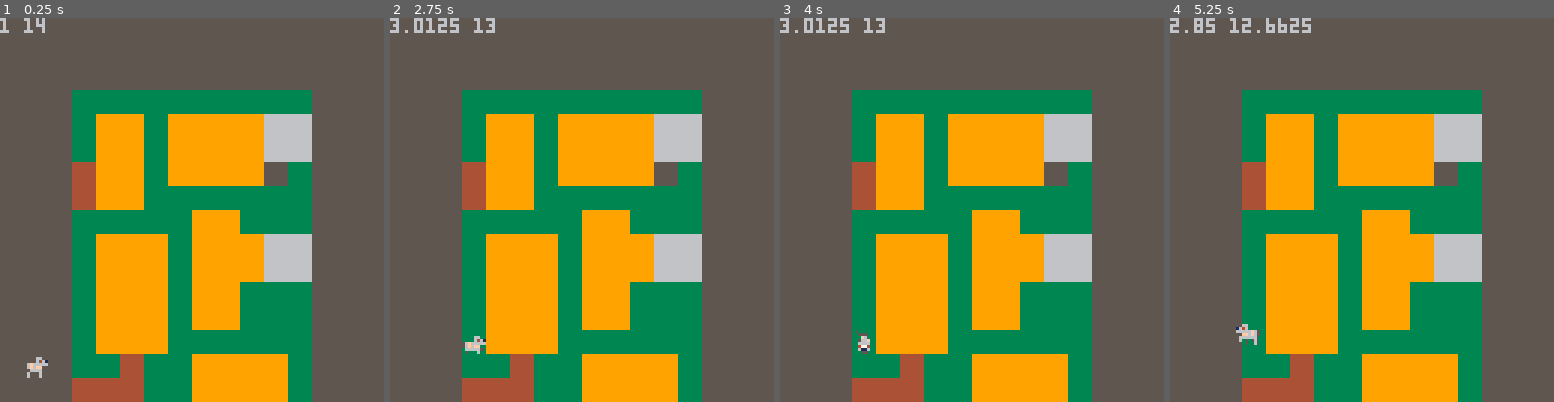
Above: before the commit, frames 1-4 (left to right).
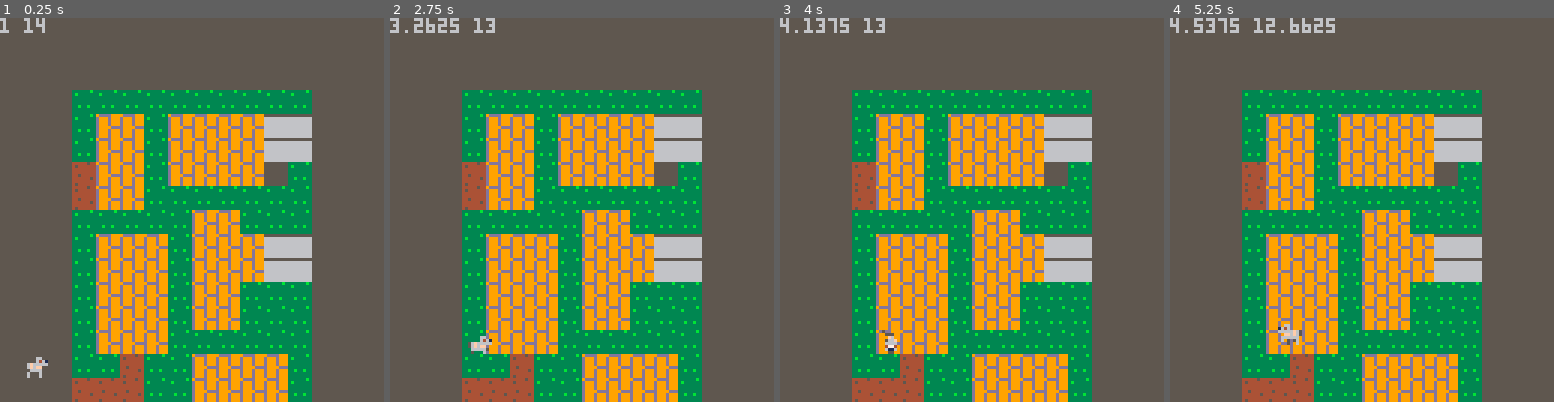
Above: after the commit, the same moments.

Repository: kstolen0/pico8
Game: PICO-8 cartridge dog.p8
The game is run twice, just before and just after one commit, with the same random seed, the same clock (stepped at 60 frames per second) and the same inputs.
Inputs:
- Up to frame 1 (0.25 s): no input
- Up to frame 2 (2.75 s): tap X (X key) at 0.33, 1.07, 1.85 s; hold Right 1.6-2.1 s; hold Up 2.15-2.42 s; hold Right from 2.47 s (still down)
- Up to frame 3 (4 s): tap X (X key) at 2.97 s; release Right at 3.03 s; hold Left 3.08-3.58 s; hold Down 3.63-3.97 s
- Up to frame 4 (5.25 s): hold Right 4.02-4.68 s; tap X (X key) at 4.08, 5.2 s; hold Up 4.73-5.03 s; hold Left from 5.08 s (still down)

The runs differ from the first frame. In frame 1, 8.8% of the frame differs, in the area x 19-82%, y 18-100%; in frame 2, 9.0%; in frame 3, 9.1%; in frame 4, 9.6%, in the area x 0-82%, y 0-100%.

Commit message:
add music

Diff:
--- a/dog.p8
+++ b/dog.p8
@@ -16,7 +16,7 @@
 	  for i in all(items) do
 		  i:update(dog)
 		 end
-		 for h in all(human_table) do
+		 for h in all(humans) do
 		  h:update()
 		 end
 	 end
@@ -55,7 +55,7 @@
 	 for i in all(items) do
 	  i:draw()
 	 end
-	 for h in all(human_table) do
+	 for h in all(humans) do
 	  h:draw()
 	 end
  end
@@ -305,12 +305,12 @@
 -->8
 -- human
 
--- human facing
-humans={
+hmnflg={
 	bob=128,
 	linda=144
 }
 
+-- human facing
 hf = {
  left={
   so=0,
@@ -438,19 +438,20 @@
 -- levels
 lvl=0
 items={}
-human_table={}
+humans={}
 
 home={
  init=function(self)
   show_win_message=false
 		lcm=false
 		wcm=false
+		music(2)
   dog=init_dog(1,14)
   offset={
    x=0,
    y=16
   }
-  human_table={}
+  humans={}
   items={}
  end,
  update=function(self)
@@ -499,15 +500,15 @@
 				 treats.steak)
 			}
 
-			human_table={
+			humans={
 				human_factory(
 					 8*2,
 					 8*1,
-					 humans.bob),
+					 hmnflg.bob),
 				human_factory(
 					 8*5,
 					 8*6,
-					 humans.linda)
+					 hmnflg.linda)
 			}
   end
  },
@@ -527,12 +528,26 @@
 			 8*14,
 			 treats.butter)
 		 }
-		 human_table={
+		 humans={
 		  human_factory(
 			 8*11,
 			 8*5,
-			 humans.bob)
+			 hmnflg.bob)
 		 }
+  end
+ },
+
+ -- level 3
+ {
+  init=function(self)
+   show_win_message=false
+			lcm=false
+			wcm=false
+			music(0)
+			offset.x=32
+			offset.y=0
+			dog=init_dog(15,2)
+
   end
  }
 }
@@ -782,24 +797,24 @@
 
 __gff__
 0000000000000000000000000000000000000000000000000000000000000000000000000000000000000000020200000000000000000000000000000000000000008000000000000000000000000000010180000000000000000000000000000000000000000000000000000000000000000000000000000000000000000001
-0404040000000000000000000000000000000400000000000000000000000000000000000000000000000000000000000000000000000000000000000000000000000001000000000000000000000000000000000000000000000000000000000000000000000000000000000000000000000000000000000000000000000000
+0404040000000000000000000000000000000400000000000000000000000000000000000000000000000000000000000000000000000000000000000000000000000000000000000000000000000000000000000000000000000000000000000000000000000000000000000000000000000000000000000000000000000000
 __map__
-4b4c4c4c4c4c4c4c4c4d404b4c4c4c4d5e5e7f4f4f4f4f4f4f7f4f4f4f4f4f4f000000000000000000000000000000000000000000000000000000000000000000000000000000000000000000000000000000000000000000000000000000000000000000000000000000000000000000000000000000000000000000000000
-5b5c5c5c5c5c5c6c6c6d416b6c6c5c5d5e5e7f4f4f4f4f4f4f7f4f4f4f4f4f4f000000000000000000000000000000000000000000000000000000000000000000000000000000000000000000000000000000000000000000000000000000000000000000000000000000000000000000000000000000000000000000000000
-5b5c5c5c5c5c5d7f7f7f7f7f7f7f6b6d5e5e7f4f4f4f7f4f4f7f4f4f4f4f4f4f000000000000000000000000000000000000000000000000000000000000000000000000000000000000000000000000000000000000000000000000000000000000000000000000000000000000000000000000000000000000000000000000
-6b6c6c6c6c6c6d7f4f4f4f4f4f4f4f4f5f5e7f4f4f4f7f4f4f7f4f4f4f4f4f4f000000000000000000000000000000000000000000000000000000000000000000000000000000000000000000000000000000000000000000000000000000000000000000000000000000000000000000000000000000000000000000000000
-4f4f7f7f7f7f7f7f4f4f4f4f4f4f4f4f5f5e7f4f4f4f7f4f4f4f4f4f7f4f4f4f000000000000000000000000000000000000000000000000000000000000000000000000000000000000000000000000000000000000000000000000000000000000000000000000000000000000000000000000000000000000000000000000
-4f4f4f4f4f4f4f4f4f4f7f4f4f4f4f4f5f5e7f4f4f4f7f4f4f4f4f4f7f7f4f4f000000000000000000000000000000000000000000000000000000000000000000000000000000000000000000000000000000000000000000000000000000000000000000000000000000000000000000000000000000000000000000000000
-4f4f4f4f4f4f4f4f4f4f7f4f4f4f4f4f5f5e7f4f4f4f7f7f407f4f4f4f4f4f4f000000000000000000000000000000000000000000000000000000000000000000000000000000000000000000000000000000000000000000000000000000000000000000000000000000000000000000000000000000000000000000000000
-4f4f4f4f4f4f4f7f4f4f7f7f7f7f7f7f5f5e7f4f4f4f7f7f417f7f4f4f4f4f4f000000000000000000000000000000000000000000000000000000000000000000000000000000000000000000000000000000000000000000000000000000000000000000000000000000000000000000000000000000000000000000000000
-4f484949494a4f7f4f4f4f4f4f4f4f4f5f5e7f4f4f4f7f4b4c4d7f4f4f4f4f4f000000000000000000000000000000000000000000000000000000000000000000000000000000000000000000000000000000000000000000000000000000000000000000000000000000000000000000000000000000000000000000000000
-4f585959595a4f7f4f4f4f4f6f6f4f4f5f5e7f4f4f4f7f5b5c5d7f7f7f7f4f4f000000000000000000000000000000000000000000000000000000000000000000000000000000000000000000000000000000000000000000000000000000000000000000000000000000000000000000000000000000000000000000000000
-4f585959595a4f7f4f4f7f4f6f6f4f4f5f5f424f4f4f7f5b5c5d404f4f4f4f4f000000000000000000000000000000000000000000000000000000000000000000000000000000000000000000000000000000000000000000000000000000000000000000000000000000000000000000000000000000000000000000000000
-4f686969696a4f7f4f4f7f4f6f6f4f4f5f5f524f4f4f7f6b6c6d414f4f4f4f4f000000000000000000000000000000000000000000000000000000000000000000000000000000000000000000000000000000000000000000000000000000000000000000000000000000000000000000000000000000000000000000000000
-4f4f4f4f4f4f4f7f42507f4f4f4f4f4f7f7f7f7f4f4f7f7f7f7f7f4f4f7f7f7f000000000000000000000000000000000000000000000000000000000000000000000000000000000000000000000000000000000000000000000000000000000000000000000000000000000000000000000000000000000000000000000000
-7f7f7f7f7f7f7f7f52517f7f7f7f7f7f4f4f4f484949494a7f4b4c4c4c4c4c4d000000000000000000000000000000000000000000000000000000000000000000000000000000000000000000000000000000000000000000000000000000000000000000000000000000000000000000000000000000000000000000000000
-5e5e5e5e5e5e5e5e5f5f5e5e5e5e5e5e4f4f4f585959595a7f5b5c5c5c5c5c5d000000000000000000000000000000000000000000000000000000000000000000000000000000000000000000000000000000000000000000000000000000000000000000000000000000000000000000000000000000000000000000000000
-5f5f5f5f5f5f5f5f5f5f5e5e5e5e5e5e4f4f4f686969696a7f6b6c6c6c6c6c6d000000000000000000000000000000000000000000000000000000000000000000000000000000000000000000000000000000000000000000000000000000000000000000000000000000000000000000000000000000000000000000000000
+4b4c4c4c4c4c4c4c4c4d404b4c4c4c4d5e5e7f4f4f4f4f4f4f7f4f4f4f4f4f4f4e4e4e4e4e4e4e4e4e4e7f4e4e7f4f4f0000000000000000000000000000000000000000000000000000000000000000000000000000000000000000000000000000000000000000000000000000000000000000000000000000000000000000
+5b5c5c5c5c5c5c6c6c6d416b6c6c5c5d5e5e7f4f4f4f4f4f4f7f4f4f4f4f4f4f4e4e4e4e4e4e4e4e4e4e7f4e4e425f5f0000000000000000000000000000000000000000000000000000000000000000000000000000000000000000000000000000000000000000000000000000000000000000000000000000000000000000
+5b5c5c5c5c5c5d7f7f7f7f7f7f7f6b6d5e5e7f4f4f4f7f4f4f7f4f4f4f4f4f4f4e4e4e4e4e4e4e7f4e4e7f4e4e525f5f0000000000000000000000000000000000000000000000000000000000000000000000000000000000000000000000000000000000000000000000000000000000000000000000000000000000000000
+6b6c6c6c6c6c6d7f4f4f4f4f4f4f4f4f5f5e7f4f4f4f7f4f4f7f4f4f4f4f4f4f4e4e4e4e4e4e4e7f4e4e7f4e4e7f4f4f0000000000000000000000000000000000000000000000000000000000000000000000000000000000000000000000000000000000000000000000000000000000000000000000000000000000000000
+4f4f7f7f7f7f7f7f4f4f4f4f4f4f4f4f5f5e7f4f4f4f7f4f4f4f4f4f7f4f4f4f7f7f7f7f7f7f7f7f4e4e7f4e4e7f4f4f0000000000000000000000000000000000000000000000000000000000000000000000000000000000000000000000000000000000000000000000000000000000000000000000000000000000000000
+4f4f4f4f4f4f4f4f4f4f7f4f4f4f4f4f5f5e7f4f4f4f7f4f4f4f4f4f7f7f4f4f6e6e6e6e6e6e6e7f4e4e4e4e4e7f4f4f0000000000000000000000000000000000000000000000000000000000000000000000000000000000000000000000000000000000000000000000000000000000000000000000000000000000000000
+4f4f4f4f4f4f4f4f4f4f7f4f4f4f4f4f5f5e7f4f4f4f7f7f407f4f4f4f4f4f4f6e6e6e6e6e6e6e7f4e4e4e4e4e7f4f4f0000000000000000000000000000000000000000000000000000000000000000000000000000000000000000000000000000000000000000000000000000000000000000000000000000000000000000
+4f4f4f4f4f4f4f7f4f4f7f7f7f7f7f7f5f5e7f4f4f4f7f7f417f7f4f4f4f4f4f6e6e6e6e6e6e6e7f4e4e7f7f7f7f4f4f0000000000000000000000000000000000000000000000000000000000000000000000000000000000000000000000000000000000000000000000000000000000000000000000000000000000000000
+4f484949494a4f7f4f4f4f4f4f4f4f4f5f5e7f4f4f4f7f4b4c4d7f4f4f4f4f4f7f7f7f7f7f4e4e7f4e4e4e7f4f4f4f4f0000000000000000000000000000000000000000000000000000000000000000000000000000000000000000000000000000000000000000000000000000000000000000000000000000000000000000
+4f585959595a4f7f4f4f4f4f6f6f4f4f5f5e7f4f4f4f7f5b5c5d7f7f7f7f4f4f4e4e4e4e4e4e4e4e4e4e4e7f4f4f4f4f0000000000000000000000000000000000000000000000000000000000000000000000000000000000000000000000000000000000000000000000000000000000000000000000000000000000000000
+4f585959595a4f7f4f4f7f4f6f6f4f4f5f5f424f4f4f7f5b5c5d404f4f4f4f4f4e4e4e4e4e4e4e4e4e4e4e7f4f4f4f4f0000000000000000000000000000000000000000000000000000000000000000000000000000000000000000000000000000000000000000000000000000000000000000000000000000000000000000
+4f686969696a4f7f4f4f7f4f6f6f4f4f5f5f524f4f4f7f6b6c6d414f4f4f4f4f4e4e4e4e4e4e4e4e4e4e4e7f4f4f4f4f0000000000000000000000000000000000000000000000000000000000000000000000000000000000000000000000000000000000000000000000000000000000000000000000000000000000000000
+4f4f4f4f4f4f4f7f42507f4f4f4f4f4f7f7f7f7f4f4f7f7f7f7f7f4f4f7f7f7f4e4e7f7f7f7f7f7f7f7f7f7f4f4f4f4f0000000000000000000000000000000000000000000000000000000000000000000000000000000000000000000000000000000000000000000000000000000000000000000000000000000000000000
+7f7f7f7f7f7f7f7f52517f7f7f7f7f7f4f4f4f484949494a7f4b4c4c4c4c4c4d6e6e6e6e6e6e6e6e6e7f4f4f4f4f4f4f0000000000000000000000000000000000000000000000000000000000000000000000000000000000000000000000000000000000000000000000000000000000000000000000000000000000000000
+5e5e5e5e5e5e5e5e5f5f5e5e5e5e5e5e4f4f4f585959595a7f5b5c5c5c5c5c5d6e6e6e6e6e6e6e6e6e7f4f4f4f4f4f4f0000000000000000000000000000000000000000000000000000000000000000000000000000000000000000000000000000000000000000000000000000000000000000000000000000000000000000
+5f5f5f5f5f5f5f5f5f5f5e5e5e5e5e5e4f4f4f686969696a7f6b6c6c6c6c6c6d6e6e6e6e6e6e6e6e6e7f4f4f4f4f4f4f0000000000000000000000000000000000000000000000000000000000000000000000000000000000000000000000000000000000000000000000000000000000000000000000000000000000000000
 c0c0c0c0c0c0c0c0c0c0c0c0c0c0c0c000000000000000000000000000000000000000000000000000000000000000000000000000000000000000000000000000000000000000000000000000000000000000000000000000000000000000000000000000000000000000000000000000000000000000000000000000000000
 c0c0c0c0c0c0c0c0c0c0c0c0c0c0c0c000000000000000000000000000000000000000000000000000000000000000000000000000000000000000000000000000000000000000000000000000000000000000000000000000000000000000000000000000000000000000000000000000000000000000000000000000000000
 c0c0c0c0c0c0c0c0c0c0c0c0c0c0c0c000000000000000000000000000000000000000000000000000000000000000000000000000000000000000000000000000000000000000000000000000000000000000000000000000000000000000000000000000000000000000000000000000000000000000000000000000000000
Not shown, changed: 25 lines of the sprite sheet (__gfx__) section of dog.p8
Not shown, changed: the music (__music__) section of dog.p8
Not shown, changed: the sound effects (__sfx__) section of dog.p8
